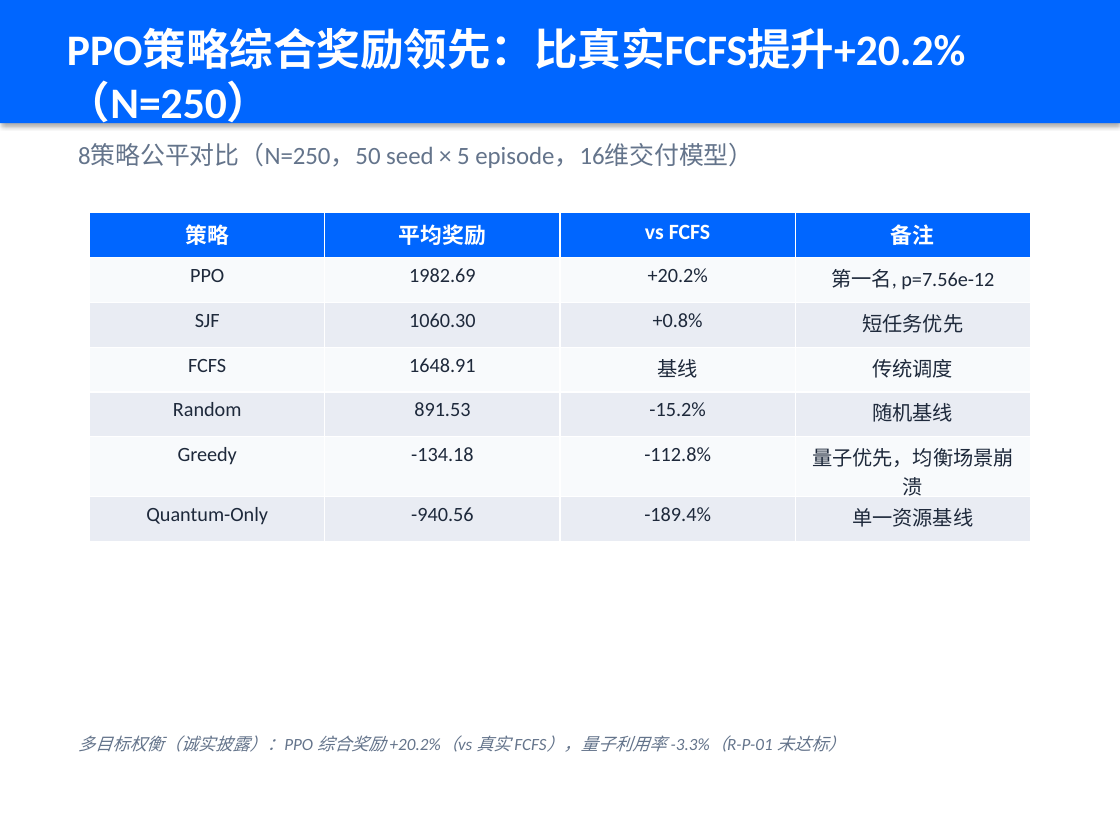
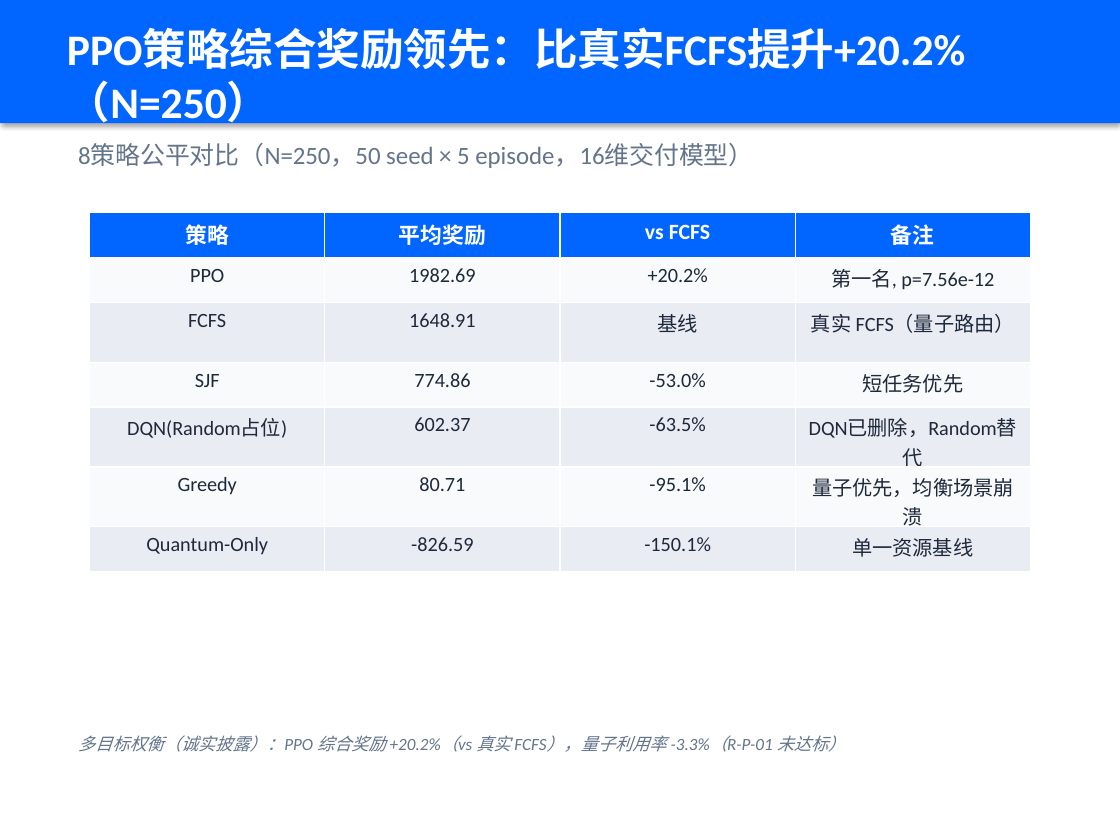
Before and after one commit to xiabai2008/quantum-rl-scheduler, a slide deck: slide 5 of deliverable_models/答辩PPT.pptx. Drawn at 1120x840 pixels with LibreOffice and Linux fonts; fonts in the diff are those of the drawing. Boxes give left, top, right and bottom in pixels: in the first picture for what was removed or moved away, otherwise in the second. Text is boxed around its words. In the diff, an @@ line names an element or a change of style, - is before the commit and + after.

```diff
--- a/deliverable_models/答辩PPT.pptx
+++ b/deliverable_models/答辩PPT.pptx
@@ table at bbox=[90, 213, 1030, 561] @@
-row 3: SJF | 1060.30 | +0.8% | 短任务优先
+row 3: FCFS | 1648.91 | 基线 | 真实 FCFS（量子路由）
-row 4: FCFS | 1648.91 | 基线 | 传统调度
+row 4: SJF | 774.86 | -53.0% | 短任务优先
-row 5: Random | 891.53 | -15.2% | 随机基线
+row 5: DQN(Random占位) | 602.37 | -63.5% | DQN已删除，Random替代
-row 6, column 2: -134.18
+row 6, column 2: 80.71
-row 6, column 3: -112.8%
+row 6, column 3: -95.1%
-row 7, column 2: -940.56
+row 7, column 2: -826.59
-row 7, column 3: -189.4%
+row 7, column 3: -150.1%
```
Also in this commit, not shown: 5 other slides changed, 15 other files.
